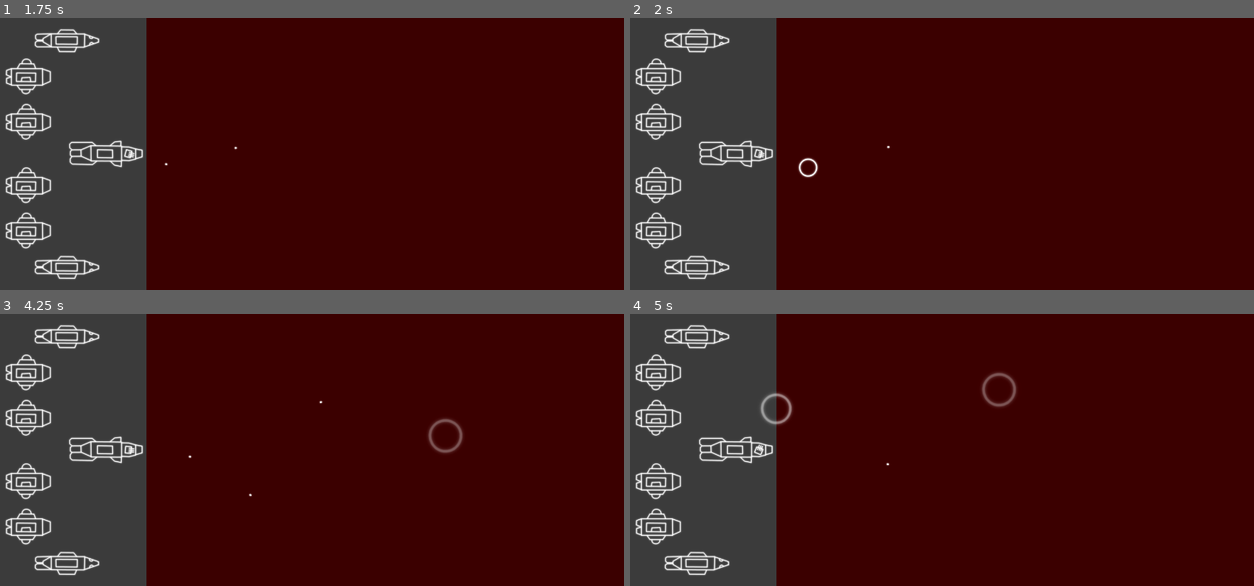
Above: before the commit, frames 1-4 (two rows, left to right).
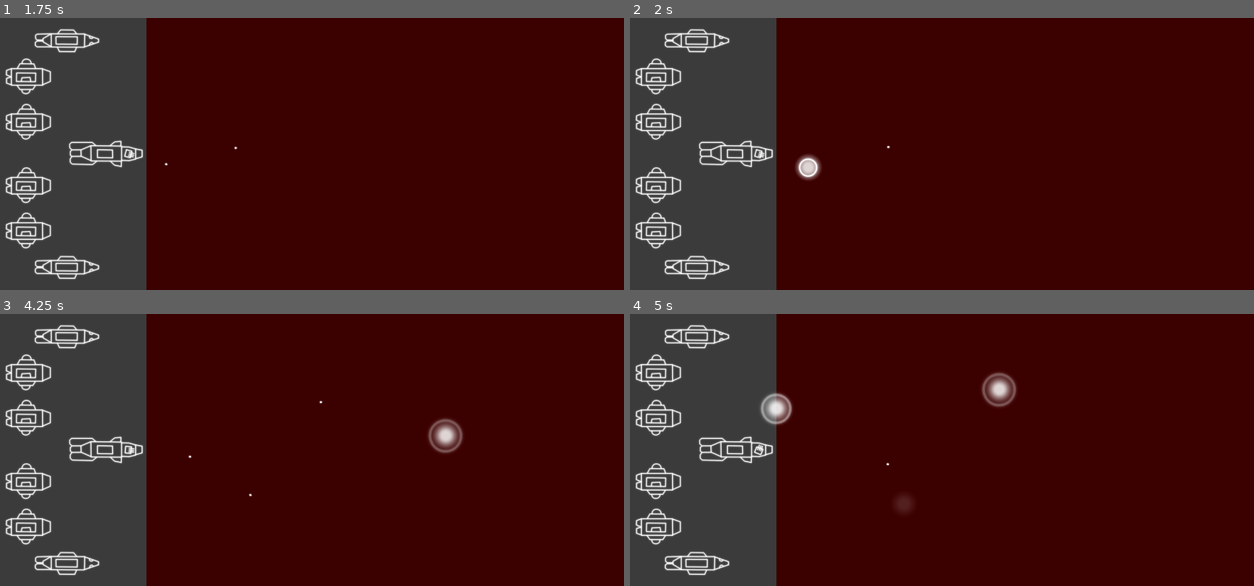
Above: after the commit, the same moments.

Repository: couaky/crossing-the-field
Game: Godot game, scene res://main/Main.tscn
Same seed, same stepped clock (60 frames per second), same inputs: the game is played once before the commit and once after it.
Inputs (mouse positions are in pixels of both pictures, inside the frame that each line leads up to):
- Up to frame 1 (1.75 s): tap Enter at 0.5 s; move the mouse to (443, 140) at 0.52 s; tap Q (fire_cannons) at 0.6, 1.35 s; tap Space at 1.25 s; move the mouse to (180, 167) at 1.27 s
- Up to frame 2 (2 s): no input
- Up to frame 3 (4.25 s): move the mouse to (368, 390) at 2.02 s; tap Q (fire_cannons) at 2.1, 2.85, 3.6 s; move the mouse to (274, 504) at 2.77 s; tap Enter at 3.5 s; move the mouse to (499, 490) at 3.52 s
- Up to frame 4 (5 s): move the mouse to (742, 409) at 4.27 s; tap Q (fire_cannons) at 4.35 s

Frame 1 is identical in both runs. In frame 2, 0.3% of the frame differs, in the area x 26-31%, y 50-60%; in frame 3, 0.3%; in frame 4, 0.7%, in the area x 21-62%, y 23-73%.

Commit message:
Add explosion to cannon

Diff:
--- a/components/CannonShell.gd
+++ b/components/CannonShell.gd
@@ -2,6 +2,7 @@
 
 
 export var shockwave_scene: PackedScene
+export var explosion_scene: PackedScene
 
 var epsilon = 0.1
 var target: Vector2 = Vector2.ZERO
@@ -15,10 +16,17 @@
 
 
 func _detonate():
+	var root_node = get_node('/root')
+
 	var shockwave = shockwave_scene.instance()
-	var root_node = get_node('/root')
 	root_node.add_child(shockwave)
 	shockwave.position = global_position
+
+	var explosion = explosion_scene.instance()
+	root_node.add_child(explosion)
+	explosion.position = global_position
+	explosion.shell_explosion()
+
 	queue_free()
 
 
--- a/components/CannonShell.tscn
+++ b/components/CannonShell.tscn
@@ -1,8 +1,9 @@
-[gd_scene load_steps=5 format=2]
+[gd_scene load_steps=6 format=2]
 
 [ext_resource path="res://assets/Shell.png" type="Texture" id=1]
 [ext_resource path="res://components/CannonShell.gd" type="Script" id=2]
 [ext_resource path="res://components/ShockWave.tscn" type="PackedScene" id=3]
+[ext_resource path="res://components/Explosion.tscn" type="PackedScene" id=4]
 
 [sub_resource type="CapsuleShape2D" id=1]
 radius = 2.0
@@ -13,6 +14,7 @@
 collision_mask = 6
 script = ExtResource( 2 )
 shockwave_scene = ExtResource( 3 )
+explosion_scene = ExtResource( 4 )
 
 [node name="Sprite" type="Sprite" parent="."]
 scale = Vector2( 0.35, 0.35 )
--- /dev/null
+++ b/components/Explosion.gd
@@ -0,0 +1,10 @@
+extends Node2D
+
+
+func shell_explosion():
+	$Sprite.scale = Vector2(0.2, 0.2)
+	$AnimationPlayer.play("ShellExplosion")
+
+
+func _on_AnimationPlayer_animation_finished(anim_name):
+	queue_free()
--- /dev/null
+++ b/components/Explosion.tscn
@@ -0,0 +1,50 @@
+[gd_scene load_steps=5 format=2]
+
+[ext_resource path="res://assets/Explosion.png" type="Texture" id=1]
+[ext_resource path="res://components/Explosion.gd" type="Script" id=2]
+
+[sub_resource type="Animation" id=1]
+length = 0.001
+tracks/0/type = "value"
+tracks/0/path = NodePath("Sprite:modulate")
+tracks/0/interp = 1
+tracks/0/loop_wrap = true
+tracks/0/imported = false
+tracks/0/enabled = true
+tracks/0/keys = {
+"times": PoolRealArray( 0 ),
+"transitions": PoolRealArray( 1 ),
+"update": 0,
+"values": [ Color( 1, 1, 1, 0 ) ]
+}
+
+[sub_resource type="Animation" id=2]
+resource_name = "ShellExplosion"
+length = 0.5
+tracks/0/type = "value"
+tracks/0/path = NodePath("Sprite:modulate")
+tracks/0/interp = 1
+tracks/0/loop_wrap = true
+tracks/0/imported = false
+tracks/0/enabled = true
+tracks/0/keys = {
+"times": PoolRealArray( 0, 0.1, 0.5 ),
+"transitions": PoolRealArray( 1, 1, 1 ),
+"update": 0,
+"values": [ Color( 1, 1, 1, 0 ), Color( 1, 1, 1, 1 ), Color( 1, 1, 1, 0 ) ]
+}
+
+[node name="Explosion" type="Node2D"]
+position = Vector2( 670, 258 )
+script = ExtResource( 2 )
+
+[node name="Sprite" type="Sprite" parent="."]
+modulate = Color( 1, 1, 1, 0 )
+scale = Vector2( 0.3, 0.3 )
+texture = ExtResource( 1 )
+
+[node name="AnimationPlayer" type="AnimationPlayer" parent="."]
+anims/RESET = SubResource( 1 )
+anims/ShellExplosion = SubResource( 2 )
+
+[connection signal="animation_finished" from="AnimationPlayer" to="." method="_on_AnimationPlayer_animation_finished"]
--- a/components/PlayerFleet.gd
+++ b/components/PlayerFleet.gd
@@ -7,24 +7,23 @@
 var number_of_cannons = 3
 
 var turret_node: Node2D
-var spawn_points: Array # Of Position2D
-var spawn_cannon_index: int = 0
+var cannon_spawn_points: Array # Of Position2D
+var cannon_spawn_index: int = 0
 
 
 func _fire_cannon(shot_target: Vector2):
-	print("Shoot at %s" % shot_target)
-	var spawn_point = spawn_points[spawn_cannon_index]
+	var spawn_point = cannon_spawn_points[cannon_spawn_index]
 	var created_shell = cannon_shell.instance()
 	add_child(created_shell)
 	created_shell.global_position = spawn_point.global_position
 	created_shell.global_rotation = spawn_point.global_rotation
 	created_shell.fire_at(shot_target)
-	spawn_cannon_index = (spawn_cannon_index + 1) % number_of_cannons
+	cannon_spawn_index = (cannon_spawn_index + 1) % number_of_cannons
 
 
 func _ready():
 	turret_node = $Cruiser/SpriteTurret
-	spawn_points = [
+	cannon_spawn_points = [
 		$Cruiser/SpriteTurret/CannonLeft,
 		$Cruiser/SpriteTurret/CannonMiddle,
 		$Cruiser/SpriteTurret/CannonRight
--- a/main/Main.gd
+++ b/main/Main.gd
@@ -3,9 +3,10 @@
 
 # TODOs
 #	Finalize cannon shots
-#		Explosion effect
 #		Reload management
 #	Having a proper target icon
+#	Asteroids explosions
+#	Fleet management -> shot permission + game over
 #	Next steps
 
 
